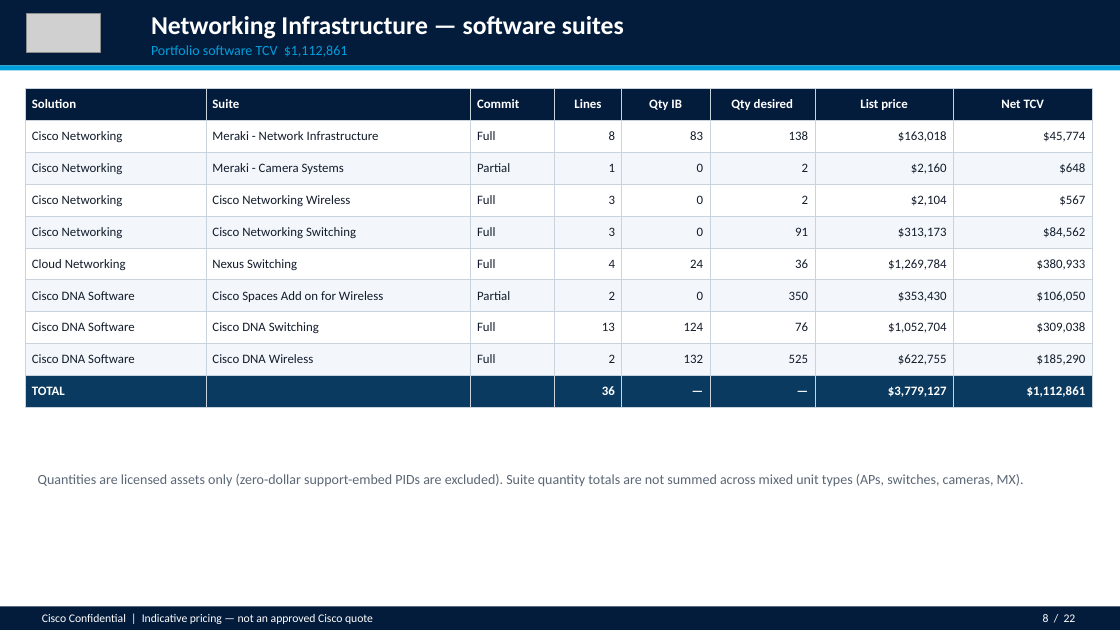
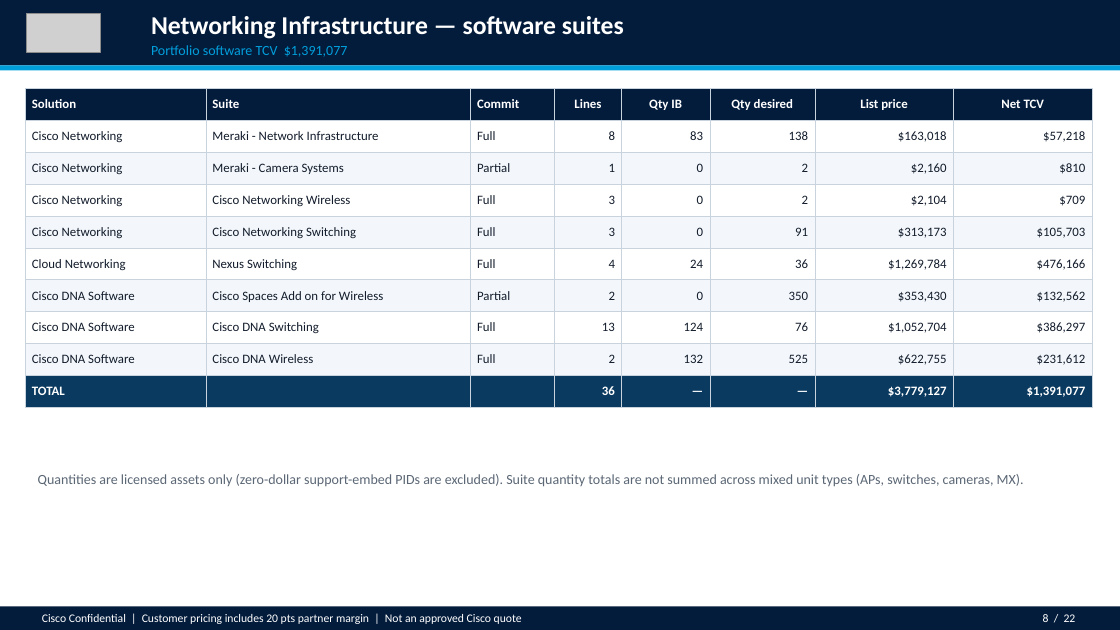
Before and after one commit to chchilds/cxvx, a slide deck: slide 8 of ea-proposal/HALLMARK_CARDS_INCORPORATED_Enterprise_Agreement_Proposal.pptx. Drawn at 1120x630 pixels with LibreOffice and Linux fonts; fonts in the diff are those of the drawing; grey boxes stand for pictures. Boxes give left, top, right and bottom in pixels: in the first picture for what was removed or moved away, otherwise in the second. Text is boxed around its words. In the diff, an @@ line names an element or a change of style, - is before the commit and + after.

```diff
--- a/ea-proposal/HALLMARK_CARDS_INCORPORATED_Enterprise_Agreement_Proposal.pptx
+++ b/ea-proposal/HALLMARK_CARDS_INCORPORATED_Enterprise_Agreement_Proposal.pptx
@@ text at <box>151,45,348,57</box>: text changed @@
-Portfolio software TCV $1,112,861
+Portfolio software TCV $1,391,077
@@ table at <box>25,88,1092,408</box> @@
-row 2, column 8: $45,774
+row 2, column 8: $57,218
-row 3, column 8: $648
+row 3, column 8: $810
-row 4, column 8: $567
+row 4, column 8: $709
-row 5, column 8: $84,562
+row 5, column 8: $105,703
-row 6, column 8: $380,933
+row 6, column 8: $476,166
-row 7, column 8: $106,050
+row 7, column 8: $132,562
-row 8, column 8: $309,038
+row 8, column 8: $386,297
-row 9, column 8: $185,290
+row 9, column 8: $231,612
-row 10, column 8: $1,112,861
+row 10, column 8: $1,391,077
@@ text at <box>42,614,522,624</box>: text changed @@
-Cisco Confidential | Indicative pricing — not an approved Cisco quote
+Cisco Confidential | Customer pricing includes 20 pts partner margin | Not an approved Cisco quote
```
Also in this commit, not shown: 20 other slides changed, 4 other files.
